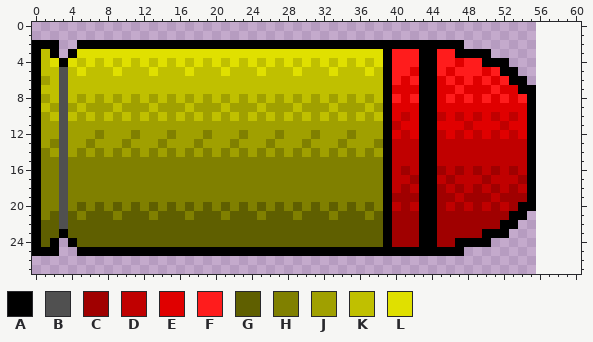
Two states of a pixel-art sprite, Image/PlayerCursor01.png. Above: the version before the commit.
The file is 56x28 pixels. Colours within 5 levels of each other are drawn and written as one. The old version is drawn lined up with the new one, on the new canvas.
Palette (. is transparent): A #000000  B #505050  C #a00000  D #c00000  E #e00000  F #ff1c1c  G #5f5f00  H #808000  J #a0a000  K #c0c000  L #e0e000
Pixels before, first column x 0:
 2 AAA..AAAAAAAAAAAAAAAAAAAAAAAAAAAAAAAAAAAAAAAAAAA........
 3 AKA.ALLLLLLLLLLLLLLLLLLLLLLLLLLLLLLLLLLAFFFAAFFAAAA.....
 4 AKLALKLKLKLKLKLKLKLKLKLKLKLKLKLKLKLKLKLAFFFAAFFEFFAAA...
 5 AKKBKLKKKLKKKLKKKLKKKLKKKLKKKLKKKLKKKLKAFFEAAFEFFFEFAA..
 6 AJKBKKKKKKKKKKKKKKKKKKKKKKKKKKKKKKKKKKKAFEFAAEFEFEFEFAA.
 7 AKKBKKKKKKKKKKKKKKKKKKKKKKKKKKKKKKKKKKKAEEEAAEEFEEEFEEAA
 8 AJKBKJKJKJKJKJKJKJKJKJKJKJKJKJKJKJKJKJKAFEFAAEFEFEFEFEFA
 9 AKJBJKJJJKJJJKJJJKJJJKJJJKJJJKJJJKJJJKJAEEEAAEEEEEEEEEEA
10 AJKBKJKJKJKJKJKJKJKJKJKJKJKJKJKJKJKJKJKAEDEAADEDEDEDEDEA
11 AJJBJJJJJJJJJJJJJJJJJJJJJJJJJJJJJJJJJJJADEEAAEEEDEEEDEEA
12 AJJBJJJHJJJHJJJHJJJHJJJHJJJHJJJHJJJHJJJAEDEAADEDEDEDEDEA
13 AJHBJJHJJJHJJJHJJJHJJJHJJJHJJJHJJJHJJJHADDDAADDDDDDDDDDA
14 AHJBJHJHJHJHJHJHJHJHJHJHJHJHJHJHJHJHJHJADDDAADDDDDDDDDDA
15 AHHBHHHHHHHHHHHHHHHHHHHHHHHHHHHHHHHHHHHADDDAADDDDDDDDDDA
16 AHHBHHHHHHHHHHHHHHHHHHHHHHHHHHHHHHHHHHHADCDAACDCDCDCDCDA
17 AHHBHHHHHHHHHHHHHHHHHHHHHHHHHHHHHHHHHHHADDCAADCDDDCDDDCA
18 AHHBHHHHHHHHHHHHHHHHHHHHHHHHHHHHHHHHHHHADCDAACDCDCDCDCDA
19 AHHBHHHHHHHHHHHHHHHHHHHHHHHHHHHHHHHHHHHACCCAACCDCCCDCCCA
20 AHHBHGHGHGHGHGHGHGHGHGHGHGHGHGHGHGHGHGHADCDAACDCDCDCDCAA
21 AHGBGHGGGHGGGHGGGHGGGHGGGHGGGHGGGHGGGHGACCCAACCCCCCCCAA.
22 AGGBGGGGGGGGGGGGGGGGGGGGGGGGGGGGGGGGGGGACCCAACCCCCCCAA..
23 AGGAGGGGGGGGGGGGGGGGGGGGGGGGGGGGGGGGGGGACCCAACCCCCAAA...
24 AGA.AGGGGGGGGGGGGGGGGGGGGGGGGGGGGGGGGGGACCCAACCAAAA.....
25 AAA..AAAAAAAAAAAAAAAAAAAAAAAAAAAAAAAAAAAAAAAAAAA........
After the commit:
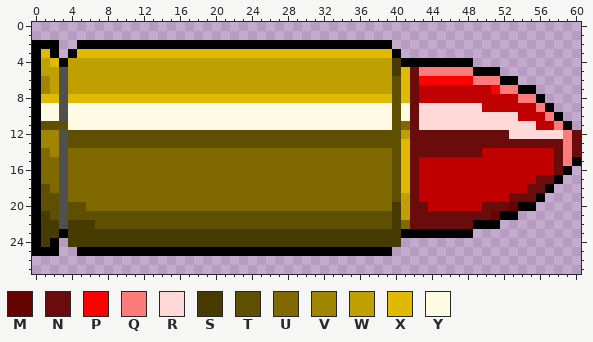
Colours new in this view: M #650202  N #6a0c0c  P #fe0000  Q #ff7b7b  R #ffd8d8  S #473b01  T #5f4f00  U #806a00  V #a08500  W #c0a000  X #e0ba00  Y #fffae4
The edit:
canvas 56x28 -> 61x28
Changed rows in their new state; - is an unchanged pixel.
first column x 1:
 2 ---------------------------------------........-------------
 3 X---XXXXXXXXXXXXXXXXXXXXXXXXXXXXXXXXXXXA..........----------
 4 WX-WWWWWWWWWWWWWWWWWWWWWWWWWWWWWWWWWWWWSAA--AAAA....--------
 5 WW-WWWWWWWWWWWWWWWWWWWWWWWWWWWWWWWWWWWWSXNQQQQQQAAA..-------
 6 VW-WWWWWWWWWWWWWWWWWWWWWWWWWWWWWWWWWWWWTXNPPPPPPQQQA-.------
 7 VW-WWWWWWWWWWWWWWWWWWWWWWWWWWWWWWWWWWWWTXNDDDDDDDDPQQ-------
 8 XX-XXXXXXXXXXXXXXXXXXXXXXXXXXXXXXXXXXXXTXNDDDDDDDDDDDQQA----
 9 YY-YYYYYYYYYYYYYYYYYYYYYYYYYYYYYYYYYYYYTYNRRRRRRRDDDDDDQA---
10 YY-YYYYYYYYYYYYYYYYYYYYYYYYYYYYYYYYYYYYTYNRRRRRRRRRRRDDDQA--
11 TTTYYYYYYYYYYYYYYYYYYYYYYYYYYYYYYYYYYYYTUNRRRRRRRRRRRRRDDQA-
12 VV-TTTTTTTTTTTTTTTTTTTTTTTTTTTTTTTTTTTTTWNNNNNNNNNNNRRRRRRQN
13 VV-TTTTTTTTTTTTTTTTTTTTTTTTTTTTTTTTTTTTTXNNNNNNNNNNNNNNNNNQN
14 UV-UUUUUUUUUUUUUUUUUUUUUUUUUUUUUUUUUUUUTXNNNNNNNN-----DDDNQN
15 UU-UUUUUUUUUUUUUUUUUUUUUUUUUUUUUUUUUUUUTXNDD----------DDDNQA
16 UU-UUUUUUUUUUUUUUUUUUUUUUUUUUUUUUUUUUUUTXNDDD-D-D-D-D-DDDNA-
17 UU-UUUUUUUUUUUUUUUUUUUUUUUUUUUUUUUUUUUUTXNDD-D---D---DDNNA--
18 TU-UUUUUUUUUUUUUUUUUUUUUUUUUUUUUUUUUUUUTXNDDD-D-D-D-D-NNA---
19 TT-UUUUUUUUUUUUUUUUUUUUUUUUUUUUUUUUUUUUTWNDDDD-DDD-DNNNA----
20 TT-TTUUUUUUUUUUUUUUUUUUUUUUUUUUUUUUUUUUSWNNDD-D-DNNNM-------
21 ST-TTTTTTTTTTTTTTTTTTTTTTTTTTTTTTTTTTTTSWNNNNNNNNNMA-.------
22 SS-SSSTTTTTTTTTTTTTTTTTTTTTTTTTTTTTTTTTSUNNNNNNNAAA..-------
23 SS-SSSSSSSSSSSSSSSSSSSSSSSSSSSSSSSSSSSSSAA--AAAA....--------
24 S--SSSSSSSSSSSSSSSSSSSSSSSSSSSSSSSSSSSSS..........----------
25 ---------------------------------------........-------------
